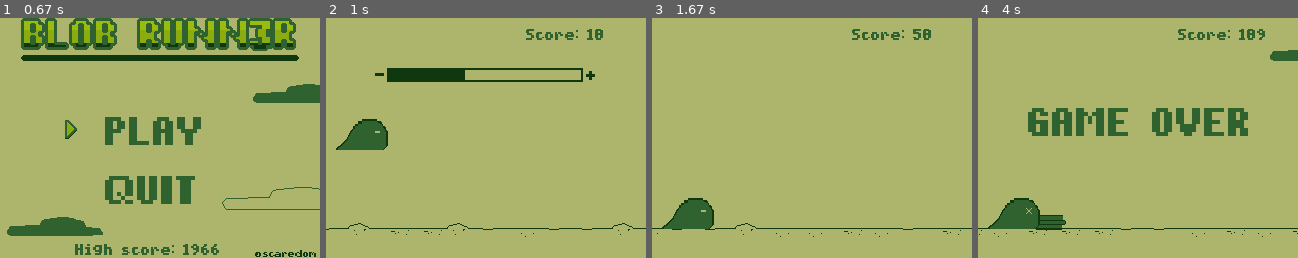
Above: before the commit, frames 1-4 (left to right).
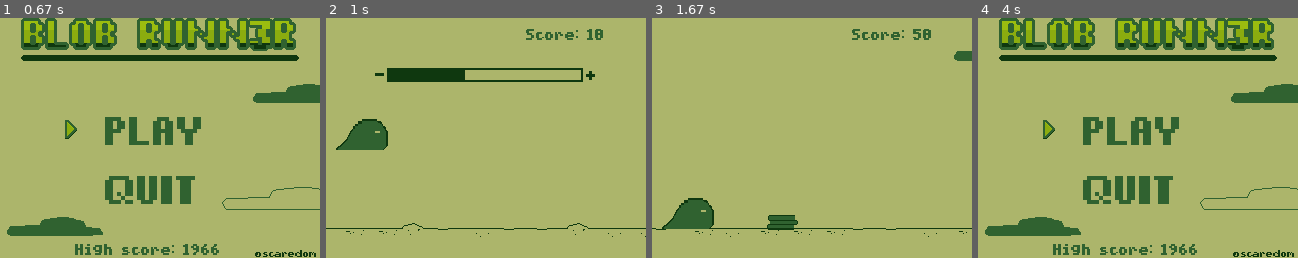
Above: after the commit, the same moments.

Repository: Clement-Devevey/ScareBot
Game: pygame game, started from rasPYbot.py
The game is run twice, just before and just after one commit, with the same random seed, the same clock (stepped at 60 frames per second) and the same inputs.
Inputs:
- Up to frame 1 (0.67 s): hold Space from 0.33 s (still down); hold Left from 0.33 s (still down)
- Up to frame 2 (1 s): release Space at 0.87 s; release Left at 0.87 s; tap Space at 0.9 s
- Up to frame 3 (1.67 s): no input
- Up to frame 4 (4 s): hold Down 1.8-2.27 s

Frame 1 is identical in both runs. In frame 2, 0.5% of the frame differs, in the area x 0-100%, y 85-92%; in frame 3, 1.0%; in frame 4, 24%, in the area x 0-100%, y 0-100%.

Commit message:
- Fixed minor bugs

Diff:
--- a/rasPYbot.py
+++ b/rasPYbot.py
@@ -9,8 +9,8 @@
 fps = 60
 ## Variables globales pour la vitesse
 jspeed = -18*(60/fps)  #Vitesse de saut
-start_speed = 5*(60/fps) #Vitesse de défilement de départ
-acc_speed = 0.0025*(60/fps) #Accélération de la vitesse de défilement
+start_speed = 10*(60/fps) #Vitesse de défilement de départ
+acc_speed = 0.005*(60/fps) #Accélération de la vitesse de défilement
 gravity = 1.2*(60/fps)**2   #Force de gravité
 
 
@@ -47,57 +47,57 @@
 img_volume = pygame.image.load("./Resources/images/volume.png").convert_alpha()
 
 
-# ## Initialisation des Boutons et pins
+## Initialisation des Boutons et pins
 
 # Le principe est le suivant :
 # 1) On crée des fonctions
 # Chacune de ces fonctions ajoute un event dans la liste des event. De cette façon, on garde la même manière de coder que si on utilisait les touches du clavier.
-# def up_press():
-#     pygame.event.post(pygame.event.Event(pygame.KEYDOWN, key=pygame.K_UP))
-# def up_release():
-#     pygame.event.post(pygame.event.Event(pygame.KEYUP, key=pygame.K_UP))
-# def down_press():
-#     pygame.event.post(pygame.event.Event(pygame.KEYDOWN, key=pygame.K_DOWN))
-# def down_release():
-#     pygame.event.post(pygame.event.Event(pygame.KEYUP, key=pygame.K_DOWN))
-# def a_press():
-#     pygame.event.post(pygame.event.Event(pygame.KEYDOWN, key=pygame.K_SPACE))
-# def a_release():
-#     pygame.event.post(pygame.event.Event(pygame.KEYUP, key=pygame.K_SPACE))
-# def b_press():
-#     pygame.event.post(pygame.event.Event(pygame.KEYDOWN, key=pygame.K_RETURN))
-# def b_release():
-#     pygame.event.post(pygame.event.Event(pygame.KEYUP, key=pygame.K_RETURN))
-# def left_press():
-#     pygame.event.post(pygame.event.Event(pygame.KEYDOWN, key=pygame.K_LEFT))
-# def left_release():
-#     pygame.event.post(pygame.event.Event(pygame.KEYUP, key=pygame.K_LEFT))
-# def right_press():
-#     pygame.event.post(pygame.event.Event(pygame.KEYDOWN, key=pygame.K_RIGHT))
-# def right_release():
-#     pygame.event.post(pygame.event.Event(pygame.KEYUP, key=pygame.K_RIGHT))
+def up_press():
+    pygame.event.post(pygame.event.Event(pygame.KEYDOWN, key=pygame.K_UP))
+def up_release():
+    pygame.event.post(pygame.event.Event(pygame.KEYUP, key=pygame.K_UP))
+def down_press():
+    pygame.event.post(pygame.event.Event(pygame.KEYDOWN, key=pygame.K_DOWN))
+def down_release():
+    pygame.event.post(pygame.event.Event(pygame.KEYUP, key=pygame.K_DOWN))
+def a_press():
+    pygame.event.post(pygame.event.Event(pygame.KEYDOWN, key=pygame.K_SPACE))
+def a_release():
+    pygame.event.post(pygame.event.Event(pygame.KEYUP, key=pygame.K_SPACE))
+def b_press():
+    pygame.event.post(pygame.event.Event(pygame.KEYDOWN, key=pygame.K_RETURN))
+def b_release():
+    pygame.event.post(pygame.event.Event(pygame.KEYUP, key=pygame.K_RETURN))
+def left_press():
+    pygame.event.post(pygame.event.Event(pygame.KEYDOWN, key=pygame.K_LEFT))
+def left_release():
+    pygame.event.post(pygame.event.Event(pygame.KEYUP, key=pygame.K_LEFT))
+def right_press():
+    pygame.event.post(pygame.event.Event(pygame.KEYDOWN, key=pygame.K_RIGHT))
+def right_release():
+    pygame.event.post(pygame.event.Event(pygame.KEYUP, key=pygame.K_RIGHT))
 
 # 2) On affecte chaque bouton au bon pin GPIO (voir la documentation de la PI ZERO (pinout PI ZERO) : https://pi4j.com/1.2/pins/model-zerow-rev1.html
-# up=Button(16, False, None, 0.075, 1, False, None)#haut
-# right=Button(26, False, None, 0.075, 1, False, None)
-# down=Button(6, False, None, 0.075, 1, False, None)#bas
-# left=Button(5, False, None, 0.075, 1, False, None)
-# b=Button(17, False, None, 0.075, 1, False, None)#droite
-# a=Button(27, False, None, 0.075, 1, False, None)#gauche
+up=Button(16, False, None, 0.075, 1, False, None)#haut
+right=Button(26, False, None, 0.075, 1, False, None)
+down=Button(6, False, None, 0.075, 1, False, None)#bas
+left=Button(5, False, None, 0.075, 1, False, None)
+b=Button(17, False, None, 0.075, 1, False, None)#droite
+a=Button(27, False, None, 0.075, 1, False, None)#gauche
 
 # 3) On affecte à chaque état du bouton (pressé ou relaché) une fonction. Celle-ci sera appelé n'importe quand via interruptions.
-# up.when_pressed = up_press
-# up.when_released = up_release
-# right.when_pressed = right_press
-# right.when_released = right_release
-# down.when_pressed = down_press
-# down.when_released = down_release
-# left.when_pressed = left_press
-# left.when_released = left_release
-# a.when_pressed = a_press
-# a.when_released = a_release
-# b.when_pressed = b_press
-# b.when_released = b_release
+up.when_pressed = up_press
+up.when_released = up_release
+right.when_pressed = right_press
+right.when_released = right_release
+down.when_pressed = down_press
+down.when_released = down_release
+left.when_pressed = left_press
+left.when_released = left_release
+a.when_pressed = a_press
+a.when_released = a_release
+b.when_pressed = b_press
+b.when_released = b_release
 
 
 
@@ -483,7 +483,7 @@
 
             if(self.jump): # On vérifie si on saute :
                 blob.blob_y= blob.blob_y + self.jspeed
-                print(blob.blob_y)
+                #print(blob.blob_y)
 
                 if(blob.blob_y>180):
                     blob.blob_y=180
